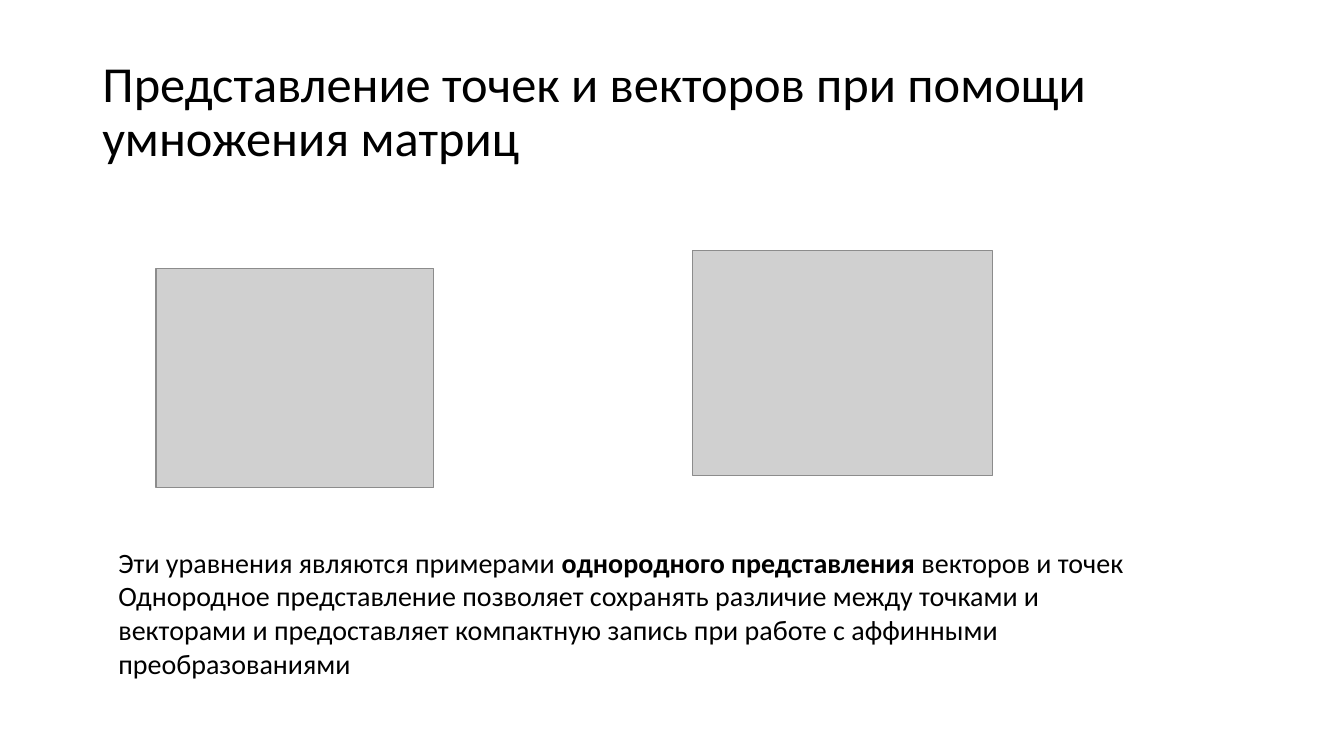
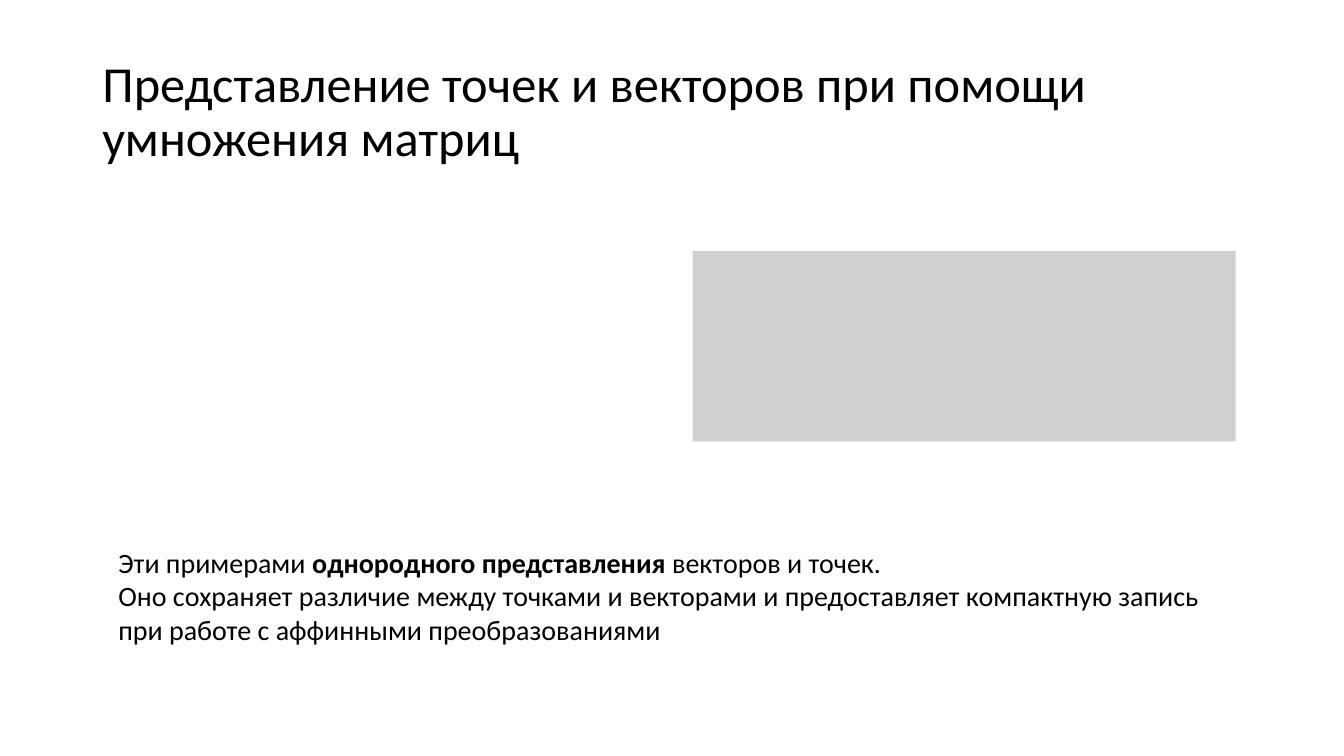
Before and after one commit to alexey-malov/cg-course, a slide deck: slide 56 of lectures/04 - Векторный анализ, трансформации и матрицы.pptx (slide 55 before the commit). Drawn at 1344x756 pixels with LibreOffice and Linux fonts; fonts in the diff are those of the drawing; grey boxes stand for pictures. Boxes give left, top, right and bottom in pixels: in the first picture for what was removed or moved away, otherwise in the second. Text is boxed around its words. In the diff, an @@ line names an element or a change of style, - is before the commit and + after.

Commit message:
Обновил пример 3d from scratch

```diff
--- a/lectures/04 - Векторный анализ, трансформации и матрицы.pptx
+++ b/lectures/04 - Векторный анализ, трансформации и матрицы.pptx
@@ picture removed at <box>156,268,435,488</box> @@
@@ picture: place and size @@
-picture at <box>693,251,993,476</box>
+picture at <box>693,251,1236,442</box>
@@ text at <box>118,555,1198,645</box>: text changed @@
-Эти уравнения являются примерами однородного представления векторов и точек
-Однородное представление позволяет сохранять различие между точками и векторами и предоставляет компактную запись при работе с аффинными преобразованиями
+Эти примерами однородного представления векторов и точек.
+Оно сохраняет различие между точками и векторами и предоставляет компактную запись при работе с аффинными преобразованиями
```
Also in this commit, not shown: 27 other slides changed, 2 slides added, 1 slide removed, 5 other files.
